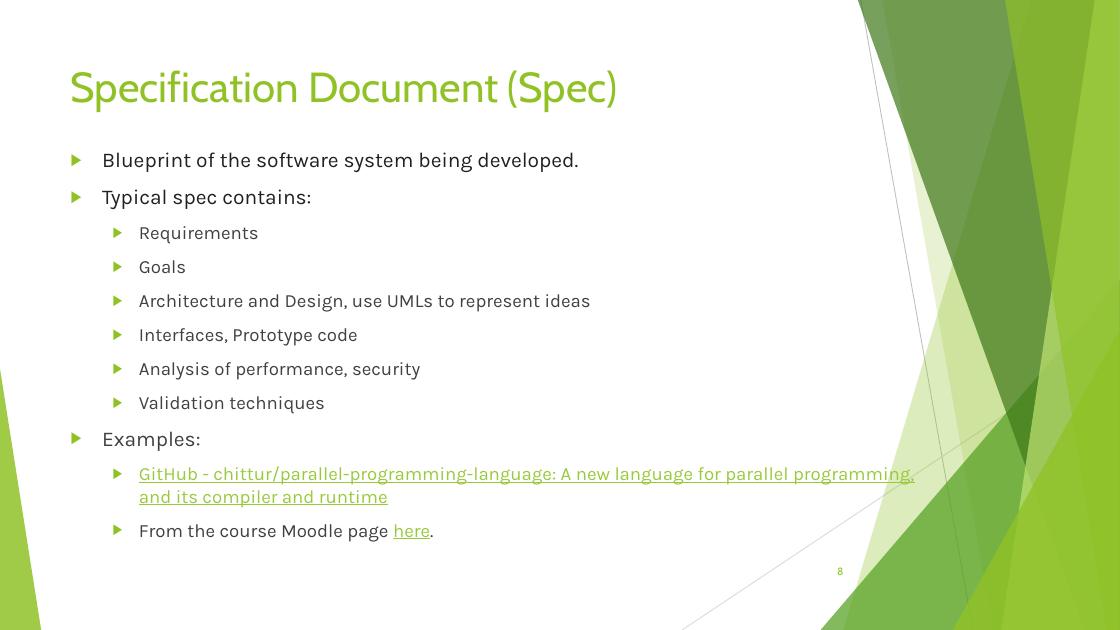
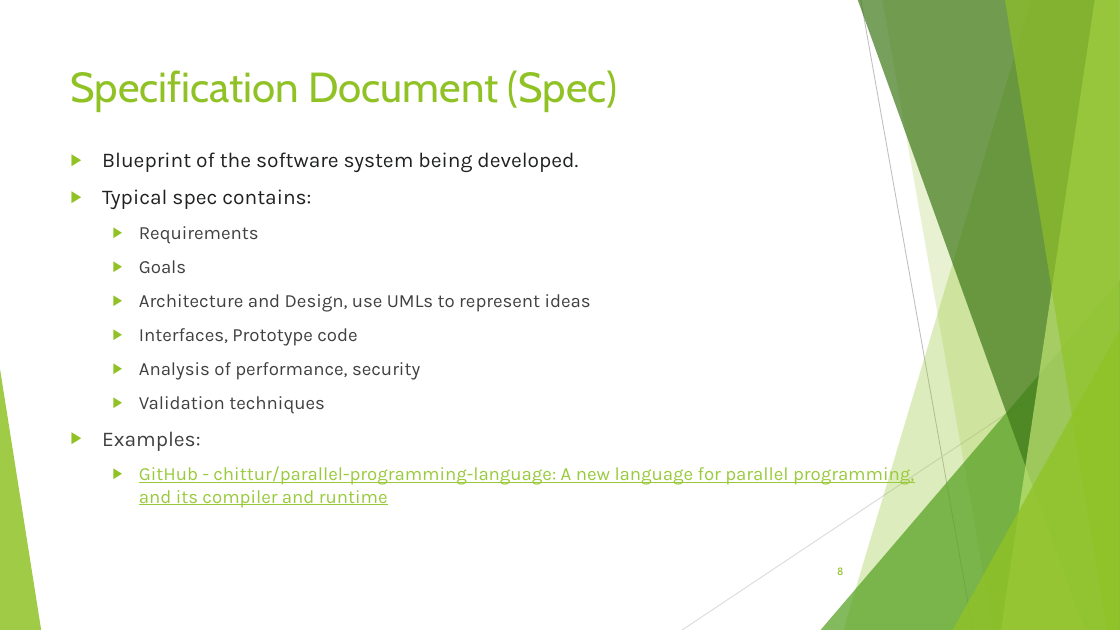
Before and after one commit to chittur/software-engineering-presentations, a slide deck: slide 8 of 10 - Software Engineering Principles.pptx. Drawn at 1120x630 pixels with LibreOffice and Linux fonts; fonts in the diff are those of the drawing. Boxes give left, top, right and bottom in pixels: in the first picture for what was removed or moved away, otherwise in the second. Text is boxed around its words. In the diff, an @@ line names an element or a change of style, - is before the commit and + after.

Commit message:
Minor update

```diff
--- a/10 - Software Engineering Principles.pptx
+++ b/10 - Software Engineering Principles.pptx
@@ text at [139,524,433,542]: paragraph removed @@
-  ▶ From the course Moodle page here.
```
